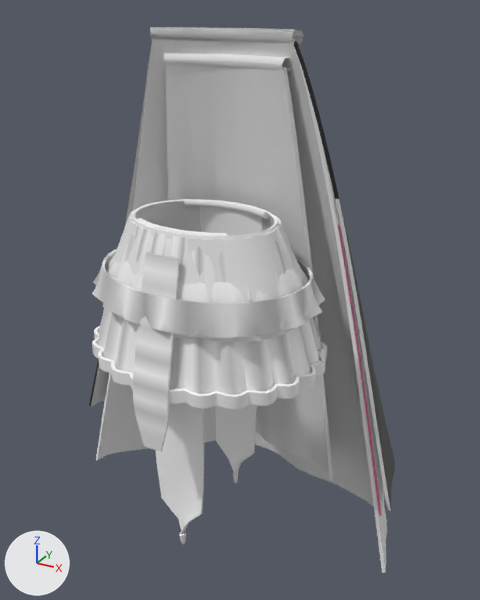
What one commit did to the glTF model public/assets/models/hero_outfits.glb.
Camera for both pictures: a camera (50 mm lens) standing at (0.706, -1.119, 1.304) and looking at (0.013, 0.141, 0.673). Arrows for +X, +Y and +Z are at lower left; the lights stay in place. The first picture is the older version. Vertices at exactly the same position are counted once.

In view in the first picture: 'cmdCape', 'eroCape', 'eroGold', 'eroSkirt', 'fidFauld', 'moraCape', 'moraTab', 'rumCape', 'rumSkirt', 'scyLace', 'scySkirt', 'valTasset' and 1 more.
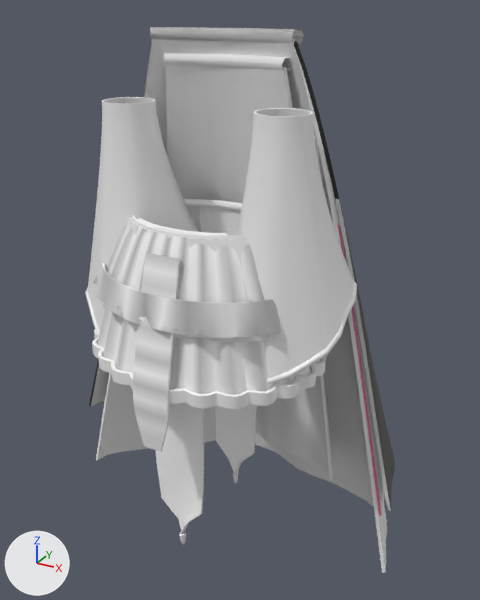
Changed parts and their boxes [x1, y1, x2, y2] in the pictures (480 x 600 px):
'eroSleeve', added
    after: [88, 97, 354, 378]
'eroGold', reshaped
    before: [92, 252, 327, 452]
    after: [85, 252, 357, 452]
'valSkirt', added
    after: [104, 221, 264, 330]
part 1 of me_erogold, added (mostly hidden)
    after: [267, 280, 357, 384]
part 2 of me_erogold, added (mostly hidden)
    after: [85, 287, 100, 336]
'fidFauld', unchanged, covered by the edit
    before: [108, 209, 296, 302]
    after: [123, 218, 249, 302]
'scySkirt', unchanged, covered by the edit
    before: [105, 215, 309, 303]
    after: [108, 218, 251, 301]
'rumSkirt', unchanged, covered by the edit
    before: [132, 199, 278, 239]
    after: [132, 199, 245, 239]

Edits to the bpy script that builds the scene:
```text
Change me_erogold:
    used by ob_erogold; location = (0.0, 0.0, 0.0)
    remove me_erogold.from_pydata(...)  # 786 vertices, 1568 faces; spans x -0.273..0.273, y -0.211..0.223, z 0.47..0.872
    add me_erogold.from_pydata(...)  # 1098 vertices, 2168 faces; spans x -0.316..0.316, y -0.211..0.223, z 0.47..0.872
    me_erogold part 1: a new loose piece of 156 vertices spanning x 0.025..0.316, y -0.105..0.184, z 0.623..0.807, in mat_toon
    me_erogold part 2: a new loose piece of 156 vertices spanning x -0.316..-0.025, y -0.105..0.184, z 0.623..0.807, in mat_toon
Add me_valskirt:
    me_valskirt.from_pydata(...)  # 1584 vertices, 3168 faces; spans x -0.245..0.245, y -0.179..0.199, z 0.737..0.905
    me_valskirt.materials.append(mat_toon)
Add me_erosleeve:
    me_erosleeve.from_pydata(...)  # 1248 vertices, 2496 faces; spans x -0.311..0.311, y -0.1..0.18, z 0.63..1.13
    me_erosleeve.materials.append(mat_toon)
Add ob_valskirt:
    ob_valskirt = bpy.data.objects.new('valSkirt', me_valskirt)
    ob_valskirt.location = (0.0, 0.0, 0.0)
Add ob_erosleeve:
    ob_erosleeve = bpy.data.objects.new('eroSleeve', me_erosleeve)
    ob_erosleeve.location = (0.0, 0.0, 0.0)
```
